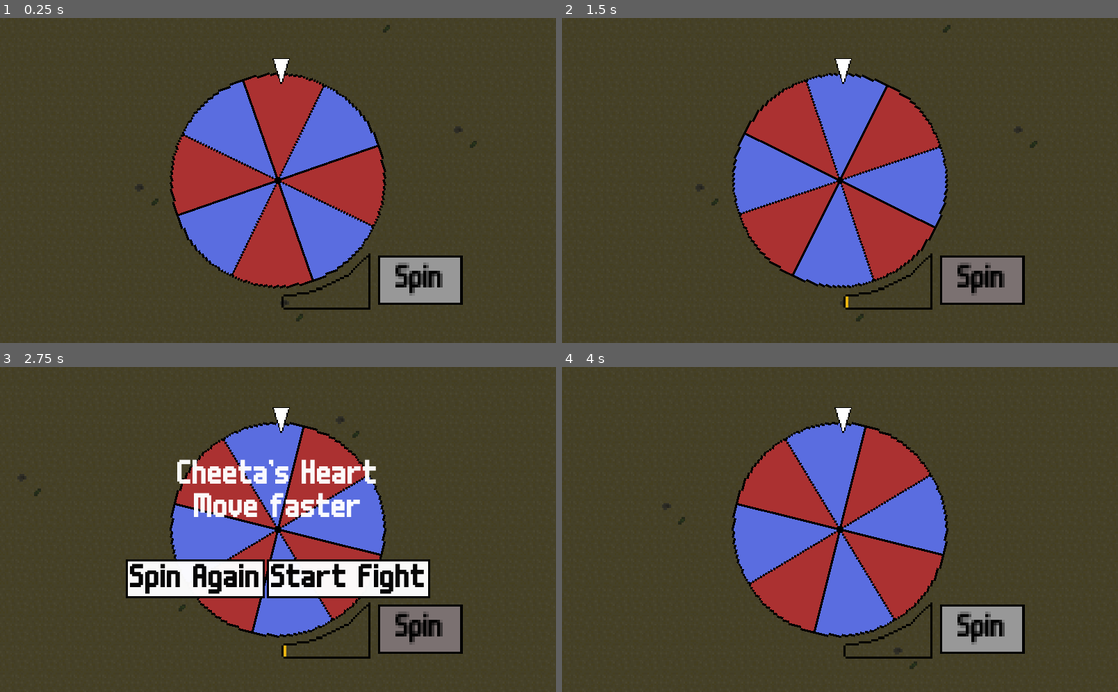
Above: before the commit, frames 1-4 (two rows, left to right).
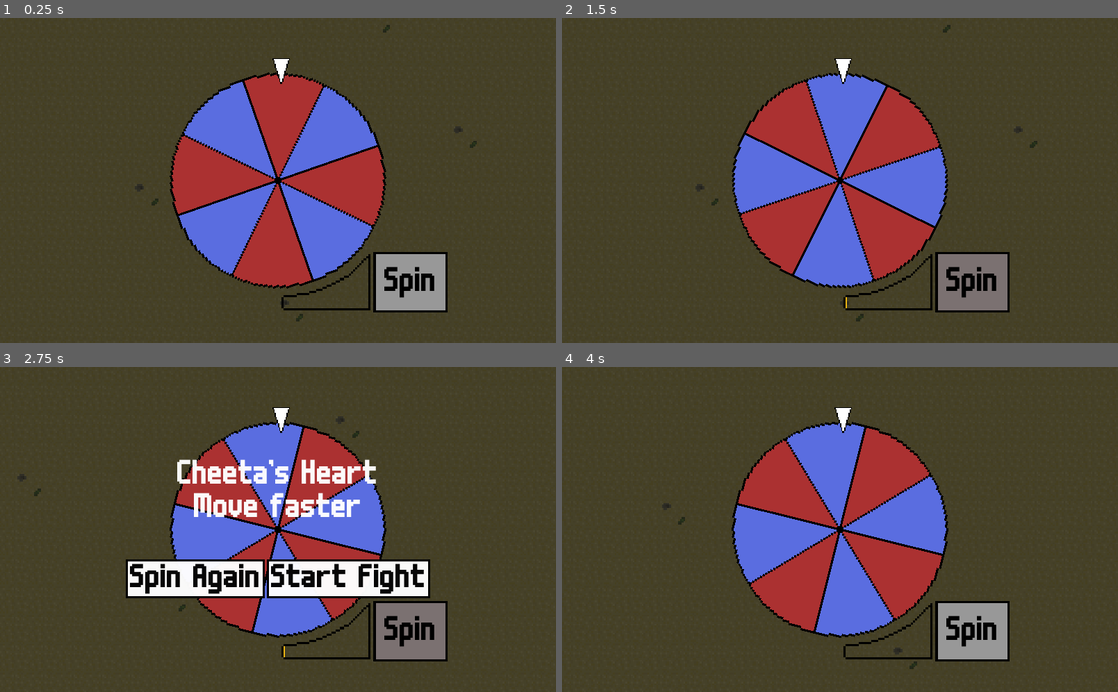
Above: after the commit, the same moments.

Repository: ectucker1/ksufalljam2020
Game: Godot game, scene res://Arena/Arena.tscn
The game is run twice, just before and just after one commit, with the same random seed, the same clock (stepped at 60 frames per second) and the same inputs. The engine's default icon, where the game draws it, is replaced by a stand-in: a white triangle on a blue panel in a dark square.
Inputs (mouse positions are in pixels of both pictures, inside the frame that each line leads up to):
- Up to frame 1 (0.25 s): no input
- Up to frame 2 (1.5 s): click "Spin" at 0.5 s; move the mouse to (962, 164) at 1.27 s; press the mouse at (962, 164) at 1.28 s; hold D (move_right) from 1.28 s (still down)
- Up to frame 3 (2.75 s): move the mouse to (166, 545) at 2.02 s; release D (move_right) at 2.03 s; release the mouse at (166, 545) at 2.03 s; hold S (move_down) from 2.03 s (still down); right-click (166, 545) at 2.1 s
- Up to frame 4 (4 s): release S (move_down) at 2.75 s; click "Spin Again" at 2.75 s; move the mouse to (895, 458) at 3.52 s; press the mouse at (895, 458) at 3.53 s; hold D (move_right) from 3.53 s (still down)

The runs differ from the first frame. In frame 1, 2.0% of the frame differs, in the area x 50-84%, y 72-91%; in frame 2, 2.0%; in frame 3, 2.0%; in frame 4, 2.0%.

Commit message:
Start new wave after all enemies die

Diff:
--- a/Arena/Arena.gd
+++ b/Arena/Arena.gd
@@ -22,6 +22,7 @@
 	enemy.position = $EnemySpawnPath/PathFollow2D.position
 	enemy.enemy_type = enemy_type
 	enemy.get_node("SpawnDelay").wait_time = clamp(delay, .01, delay)
+	enemy.connect("died", self, "on_enemy_died")
 	add_child(enemy)
 
 
@@ -32,3 +33,8 @@
 func _on_Wheel_visibility_changed():
 	if !$WheelLayer/Wheel.visible:
 		start_wave(3)
+
+
+func on_enemy_died():
+	if get_tree().get_nodes_in_group("enemies").size() == 0:
+		$WheelLayer/Wheel.show_screen()
--- a/Enemy/Enemy.gd
+++ b/Enemy/Enemy.gd
@@ -25,8 +25,11 @@
 var player : Player
 onready var projectile := preload("res://Enemy/Projectile.tscn")
 
+signal died
+
 
 func _ready():
+	visible = false
 	add_to_group("enemies")
 	arena = get_node("../../Arena")
 	if arena:
@@ -158,7 +161,8 @@
 
 func _on_Anim_animation_finished(anim_name):
 	if anim_name == "die":
-		# enemy is dead
+		remove_from_group("enemies")
+		emit_signal("died")
 		queue_free()
 
 	elif anim_name == "spawn":
--- a/Enemy/Enemy.tscn
+++ b/Enemy/Enemy.tscn
@@ -109,8 +109,21 @@
 "update": 0,
 "values": [ Color( 1, 1, 1, 0 ), Color( 1, 1, 1, 1 ) ]
 }
+tracks/2/type = "value"
+tracks/2/path = NodePath(".:visible")
+tracks/2/interp = 1
+tracks/2/loop_wrap = true
+tracks/2/imported = false
+tracks/2/enabled = true
+tracks/2/keys = {
+"times": PoolRealArray( 0 ),
+"transitions": PoolRealArray( 1 ),
+"update": 1,
+"values": [ true ]
+}
 
 [node name="Enemy" type="KinematicBody2D"]
+modulate = Color( 1, 1, 1, 0 )
 collision_layer = 4
 collision_mask = 46
 script = ExtResource( 2 )
@@ -122,6 +135,7 @@
 
 [node name="CollisionShape2D" type="CollisionShape2D" parent="."]
 shape = SubResource( 1 )
+disabled = true
 
 [node name="SightArea" type="Area2D" parent="."]
 visible = false
--- a/ui/m6size1.tres
+++ b/ui/m6size1.tres
@@ -3,4 +3,5 @@
 [ext_resource path="res://ui/m6x11.ttf" type="DynamicFontData" id=1]
 
 [resource]
+size = 64
 font_data = ExtResource( 1 )
--- a/wheel/Gauge.gd
+++ b/wheel/Gauge.gd
@@ -15,7 +15,7 @@
 	if increasing:
 		gauge_amount = clamp(gauge_amount + gauge_fill_speed * delta, 0, 1)
 		# Move the second point in the line to increase the meter
-		$LineMeter.points[1].x = 39 * gauge_amount
+		$LineMeter.points[1].x = 40 * gauge_amount
 
 
 func clear():
--- a/wheel/WheelScreen.tscn
+++ b/wheel/WheelScreen.tscn
@@ -47,40 +47,40 @@
 
 [sub_resource type="StyleBoxFlat" id=9]
 bg_color = Color( 0.729412, 1, 1, 1 )
-border_width_left = 1
-border_width_top = 1
-border_width_right = 1
-border_width_bottom = 1
+border_width_left = 4
+border_width_top = 4
+border_width_right = 4
+border_width_bottom = 4
 border_color = Color( 0, 0, 0, 1 )
 
 [sub_resource type="StyleBoxFlat" id=10]
 bg_color = Color( 0.415686, 0.568627, 0.568627, 1 )
-border_width_left = 1
-border_width_top = 1
-border_width_right = 1
-border_width_bottom = 1
+border_width_left = 4
+border_width_top = 4
+border_width_right = 4
+border_width_bottom = 4
 border_color = Color( 0, 0, 0, 1 )
 
 [sub_resource type="StyleBoxFlat" id=11]
-border_width_left = 1
-border_width_top = 1
-border_width_right = 1
-border_width_bottom = 1
+border_width_left = 4
+border_width_top = 4
+border_width_right = 4
+border_width_bottom = 4
 border_color = Color( 0, 0, 0, 1 )
 
 [sub_resource type="StyleBoxFlat" id=12]
 bg_color = Color( 0.486275, 0.447059, 0.447059, 1 )
-border_width_left = 1
-border_width_top = 1
-border_width_right = 1
-border_width_bottom = 1
+border_width_left = 4
+border_width_top = 4
+border_width_right = 4
+border_width_bottom = 4
 border_color = Color( 0, 0, 0, 1 )
 
 [sub_resource type="StyleBoxFlat" id=13]
-border_width_left = 1
-border_width_top = 1
-border_width_right = 1
-border_width_bottom = 1
+border_width_left = 4
+border_width_top = 4
+border_width_right = 4
+border_width_bottom = 4
 border_color = Color( 0, 0, 0, 1 )
 
 [sub_resource type="Animation" id=14]
@@ -158,6 +158,18 @@
 "update": 1,
 "values": [ true, false ]
 }
+tracks/3/type = "value"
+tracks/3/path = NodePath("MutationDisplay:visible")
+tracks/3/interp = 1
+tracks/3/loop_wrap = true
+tracks/3/imported = false
+tracks/3/enabled = true
+tracks/3/keys = {
+"times": PoolRealArray( 1 ),
+"transitions": PoolRealArray( 1 ),
+"update": 1,
+"values": [ false ]
+}
 
 [sub_resource type="Animation" id=16]
 tracks/0/type = "value"
@@ -287,13 +299,16 @@
 
 [node name="Gauge" type="Node2D" parent="."]
 position = Vector2( 600, 486 )
+script = ExtResource( 6 )
+
+[node name="Border" type="Sprite" parent="Gauge"]
+position = Vector2( 0, 2 )
 scale = Vector2( 4, 4 )
-script = ExtResource( 6 )
-
-[node name="Border" type="Sprite" parent="Gauge"]
 texture = ExtResource( 4 )
 
 [node name="LineMask" type="Light2D" parent="Gauge"]
+position = Vector2( 0, 2 )
+scale = Vector2( 4, 4 )
 texture = ExtResource( 5 )
 mode = 3
 range_layer_max = 10
@@ -301,16 +316,17 @@
 
 [node name="LineMeter" type="Line2D" parent="Gauge"]
 light_mask = 1024
-position = Vector2( -19.5, -0.5 )
-points = PoolVector2Array( 0, 0, 39, 0 )
+position = Vector2( -80, 2 )
+scale = Vector2( 4, 4 )
+points = PoolVector2Array( 0, 0, 40, 0 )
 width = 25.0
 default_color = Color( 0.921569, 0.709804, 0.0705882, 1 )
 
 [node name="Button" type="Button" parent="Gauge"]
-margin_left = 23.5
-margin_top = -11.5
-margin_right = 62.5
-margin_bottom = 11.5
+margin_left = 88.0
+margin_top = -54.0
+margin_right = 224.0
+margin_bottom = 58.0
 focus_mode = 0
 custom_styles/hover = SubResource( 9 )
 custom_styles/pressed = SubResource( 10 )
